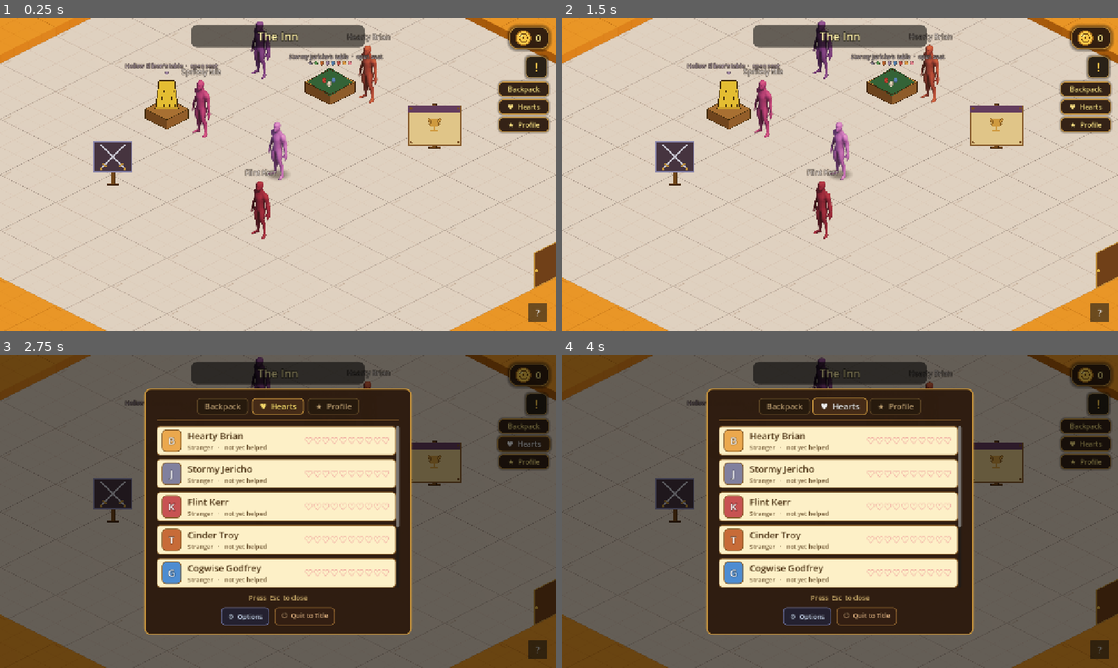
Above: before the commit, frames 1-4 (two rows, left to right).
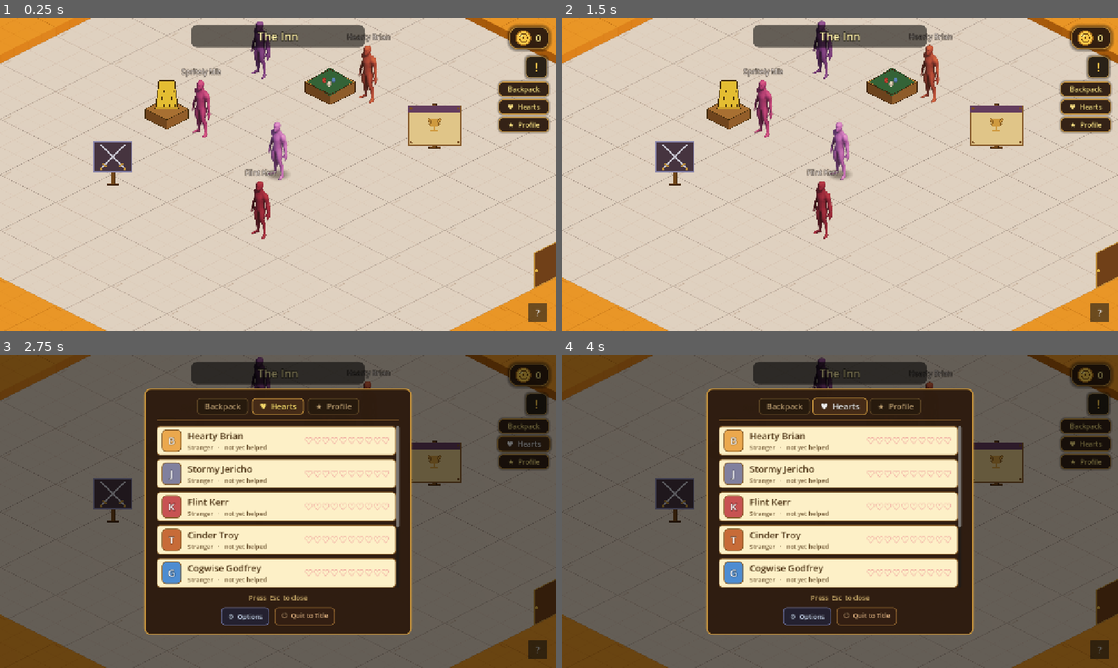
Above: after the commit, the same moments.

Repository: TairoyZone/shivaliva-shanty
Game: Godot game, scene res://levels/tavern/tavern.tscn
Same seed, same stepped clock (60 frames per second), same inputs: the game is played once before the commit and once after it. This scene is started directly instead of the project's main scene.
Inputs:
- Up to frame 1 (0.25 s): no input
- Up to frame 2 (1.5 s): click "!" at 0.5 s; click "X" at 1.25 s
- Up to frame 3 (2.75 s): click "♥ Hearts" at 2 s
- Up to frame 4 (4 s): click "★ Profile" at 2.75 s; click "♥ Hearts" at 3.5 s

The runs differ from the first frame. In frame 1, 0.5% of the frame differs, in the area x 22-69%, y 11-18%; in frame 2, 0.5%; in frame 3, less than 0.1%; in frame 4, less than 0.1%.

Commit message:
feat(parlor): drop the fake NPC-hosted 'pretend' tables (Troy) - tables are just your lobby entry
Removed _roll_hosting() - the 50%-chance roll that faked an NPC host + patrons + a floating 'X's table - open seat' badge on each parlor table. A table is now simply YOUR entry to the parlor browser (click -> Join/Create), and NPCs still rapport-auto-fill when you Create your own. hosted_table() returns {} (no pre-hosted table). Kept the tables + the lobby per Troy's call ('just the fake host rolls').

Co-Authored-By: Claude Opus 4.8 <noreply@anthropic.com>

Diff:
--- a/components/parlor_table/parlor_table.gd
+++ b/components/parlor_table/parlor_table.gd
@@ -38,32 +38,12 @@
 	if Engine.is_editor_hint():
 		return
 	add_to_group(GROUP_PARLOR)
-	_roll_hosting()
+	# NPC-hosted "pretend" tables removed (Troy 2026-06-06): a table is just YOUR entry to the lobby now —
+	# NPCs still auto-fill when you Create. No more 50%-roll fake hosts / "X's table · open seat" badges.
+	# (_hosted stays false, so hosted_table() returns {} and no ParlorHostBadge is floated.)
 
 
-# Roll whether an NPC is already hosting here this visit; if so seat a host
-# + patrons (leaving one open seat for the player) and float a host badge.
-func _roll_hosting() -> void:
-
-	if randf() >= HOST_CHANCE:
-		return
-	var seats : int = randi_range(_min_seats(), _max_seats())
-	var here : Array[NpcPersonality] = NpcRegistry.pick_for_lobby(
-		seats - 1, PlayerState.get_affinity,
-		NpcRegistry.profiles_from_paths(PlayerState.last_lobby_seated_paths))
-	if here.is_empty():
-		return
-	_hosted = true
-	_host_profile = here[0]
-	_patron_profiles = here
-	var pip_colors : Array[Color] = []
-	for p in here:
-		pip_colors.append(p.portrait_color)
-	add_child(ParlorHostBadge.create(
-		_host_profile.npc_name, _host_profile.portrait_color, pip_colors, _badge_y()))
-
-
-# Press E at a parlor table → open the TABLE BROWSER for THIS game only (poker table = poker tables,
+# Click a parlor table → open the TABLE BROWSER for THIS game only (poker table = poker tables,
 # gem-drop table = gem-drop tables). A live list of active tables for the one game, with Join +
 # Create. (The browser also supports multiple games, so a future "Parlor games!" hub could pass the
 # whole GROUP_PARLOR — but a specific table only ever shows its own game.)
